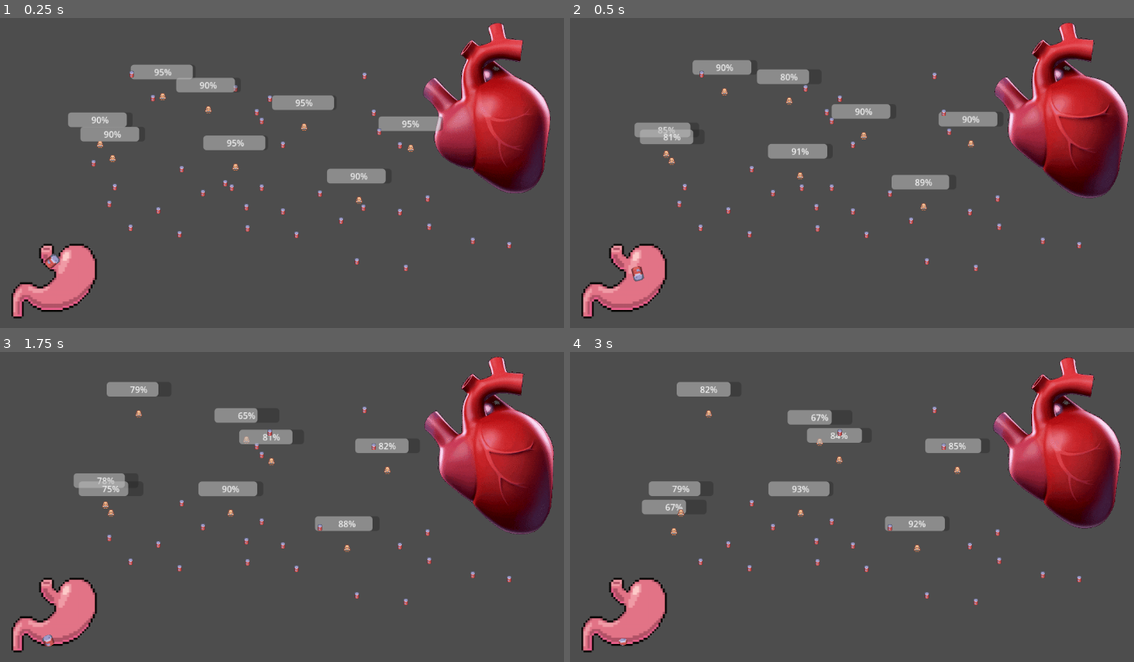
Above: before the commit, frames 1-4 (two rows, left to right).
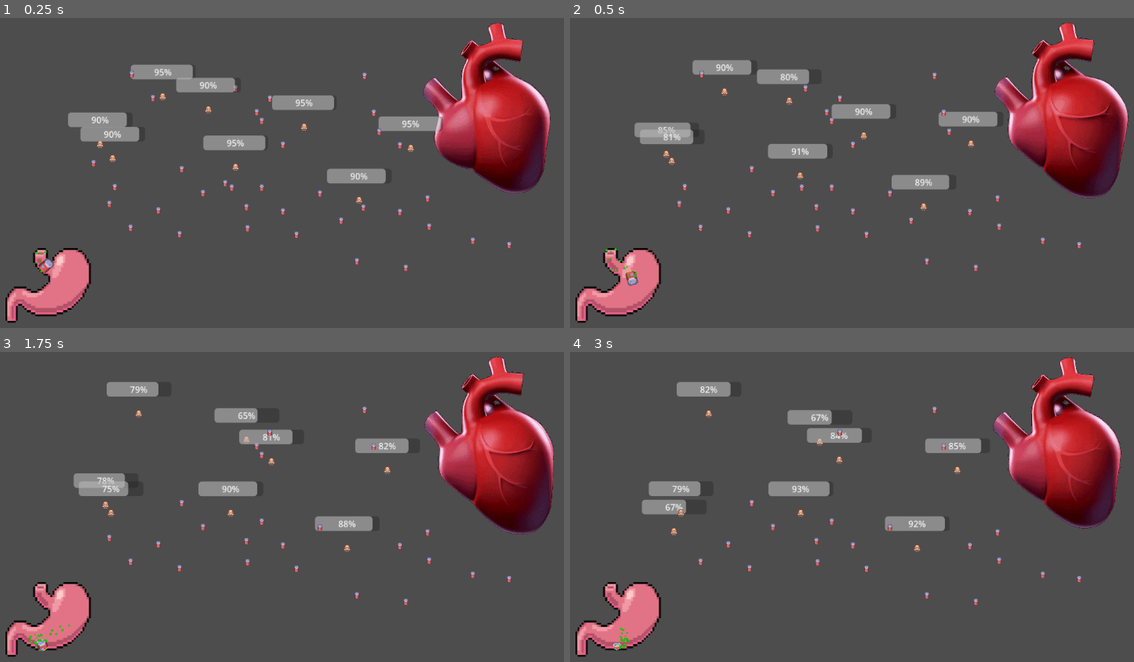
Above: after the commit, the same moments.

Repository: rundoom/Upraiser
Game: Godot game, scene res://world/world.tscn
Two runs of this game, one before a commit and one after it. Both use one fixed random seed, a clock stepped at 60 frames per second and the inputs below.
Inputs:
- Up to frame 1 (0.25 s): no input
- Up to frame 2 (0.5 s): no input
- Up to frame 3 (1.75 s): no input
- Up to frame 4 (3 s): no input

The runs differ from the first frame. In frame 1, 1.6% of the frame differs, in the area x 0-18%, y 72-99%; in frame 2, 1.7%; in frame 3, 1.6%; in frame 4, 1.6%.

Commit message:
Dissolve finalize

Diff:
--- a/general/dissolve.gdshader
+++ b/general/dissolve.gdshader
@@ -2,14 +2,17 @@
 
 uniform float dissolveState: hint_range(0.0, 1.0) = 0.5;
 uniform sampler2D noise;
-uniform sampler2D gradient;
+uniform vec3 border: source_color;
+uniform float border_ticc: hint_range(0.0, 1.0) = 0.2;
 
 void fragment() {
 	vec4 textureColor = texture(TEXTURE, UV);
 //	float textureBrightness = (textureColor.r + textureColor.g + textureColor.b) / 3.0;
 	float textureBrightness = texture(noise, UV).r;
-	vec4 gradientColor = texture(gradient, vec2(textureBrightness - dissolveState));
+//	vec4 gradientColor = texture(gradient, vec2(textureBrightness - dissolveState));
 	COLOR = textureColor;
+	float dissolveDiff = abs(textureBrightness - dissolveState);
 //	COLOR = gradientColor;
+	COLOR.rgb += border * step(dissolveDiff, border_ticc);
 	COLOR.a *= step(dissolveState, textureBrightness);
 }
--- a/general/food_for_stomach.tscn
+++ b/general/food_for_stomach.tscn
@@ -3,18 +3,14 @@
 [ext_resource type="Shader" path="res://general/dissolve.gdshader" id="1_rjp4b"]
 [ext_resource type="Texture2D" uid="uid://cncuw7neav4lr" path="res://general/tilemap.png" id="1_xg0tw"]
 [ext_resource type="Texture2D" uid="uid://bjj08gefq1voq" path="res://general/RadialGradient.png" id="2_ers48"]
-
-[sub_resource type="Gradient" id="Gradient_uxxkq"]
-colors = PackedColorArray(0.545098, 0.545098, 0, 1, 1, 1, 1, 1)
-
-[sub_resource type="GradientTexture1D" id="GradientTexture1D_sh4ox"]
-gradient = SubResource("Gradient_uxxkq")
+[ext_resource type="Texture2D" uid="uid://ce5qdsrdt1612" path="res://general/bub.png" id="4_7ila8"]
 
 [sub_resource type="ShaderMaterial" id="ShaderMaterial_wj5tq"]
 shader = ExtResource("1_rjp4b")
 shader_parameter/dissolveState = 0.0
+shader_parameter/border = Color(0, 1, 0, 1)
+shader_parameter/border_ticc = 0.054
 shader_parameter/noise = ExtResource("2_ers48")
-shader_parameter/gradient = SubResource("GradientTexture1D_sh4ox")
 
 [sub_resource type="CircleShape2D" id="CircleShape2D_4ajad"]
 resource_local_to_scene = true
@@ -23,6 +19,7 @@
 [sub_resource type="Animation" id="Animation_2nvxp"]
 resource_name = "dissolving"
 length = 5.0
+loop_mode = 1
 tracks/0/type = "value"
 tracks/0/imported = false
 tracks/0/enabled = true
@@ -42,6 +39,32 @@
 tracks/1/interp = 1
 tracks/1/loop_wrap = true
 tracks/1/keys = {
+"times": PackedFloat32Array(0, 5),
+"transitions": PackedFloat32Array(1, 1),
+"update": 0,
+"values": [15.0, 0.01]
+}
+tracks/2/type = "method"
+tracks/2/imported = false
+tracks/2/enabled = true
+tracks/2/path = NodePath(".")
+tracks/2/interp = 1
+tracks/2/loop_wrap = true
+tracks/2/keys = {
+"times": PackedFloat32Array(5),
+"transitions": PackedFloat32Array(1),
+"values": [{
+"args": [],
+"method": &"queue_free"
+}]
+}
+tracks/3/type = "value"
+tracks/3/imported = false
+tracks/3/enabled = true
+tracks/3/path = NodePath("GPUParticles2D:process_material:emission_sphere_radius")
+tracks/3/interp = 1
+tracks/3/loop_wrap = true
+tracks/3/keys = {
 "times": PackedFloat32Array(0, 5),
 "transitions": PackedFloat32Array(1, 1),
 "update": 0,
@@ -74,12 +97,36 @@
 "update": 0,
 "values": [15.0]
 }
+tracks/2/type = "value"
+tracks/2/imported = false
+tracks/2/enabled = true
+tracks/2/path = NodePath("GPUParticles2D:process_material:emission_sphere_radius")
+tracks/2/interp = 1
+tracks/2/loop_wrap = true
+tracks/2/keys = {
+"times": PackedFloat32Array(0),
+"transitions": PackedFloat32Array(1),
+"update": 0,
+"values": [15.0]
+}
 
 [sub_resource type="AnimationLibrary" id="AnimationLibrary_y83fw"]
 _data = {
 "RESET": SubResource("Animation_2eu85"),
 "dissolving": SubResource("Animation_2nvxp")
 }
+
+[sub_resource type="ParticleProcessMaterial" id="ParticleProcessMaterial_s26wy"]
+emission_shape = 2
+emission_sphere_radius = 15.0
+particle_flag_disable_z = true
+direction = Vector3(0, 0, 0)
+gravity = Vector3(0, -50, 0)
+orbit_velocity_min = 0.0
+orbit_velocity_max = 0.0
+scale_min = 0.03
+scale_max = 0.06
+color = Color(0.435294, 0.984314, 0, 1)
 
 [node name="FoodForStomach" type="RigidBody2D"]
 
@@ -106,6 +153,7 @@
 region_rect = Rect2(153, 153, 16, 16)
 
 [node name="CollisionShape2D" type="CollisionShape2D" parent="."]
+visible = false
 shape = SubResource("CircleShape2D_4ajad")
 
 [node name="AnimationPlayer" type="AnimationPlayer" parent="."]
@@ -113,3 +161,8 @@
 libraries = {
 "": SubResource("AnimationLibrary_y83fw")
 }
+
+[node name="GPUParticles2D" type="GPUParticles2D" parent="."]
+amount = 25
+process_material = SubResource("ParticleProcessMaterial_s26wy")
+texture = ExtResource("4_7ila8")
--- a/world/world.tscn
+++ b/world/world.tscn
@@ -146,4 +146,4 @@
 [node name="CanvasLayer" type="CanvasLayer" parent="."]
 
 [node name="Stomach" parent="CanvasLayer" instance=ExtResource("4_gbsgl")]
-position = Vector2(148, 509)
+position = Vector2(137, 517)
Binary file added: general/bub.png
Not shown, added: general/bub.png.import
